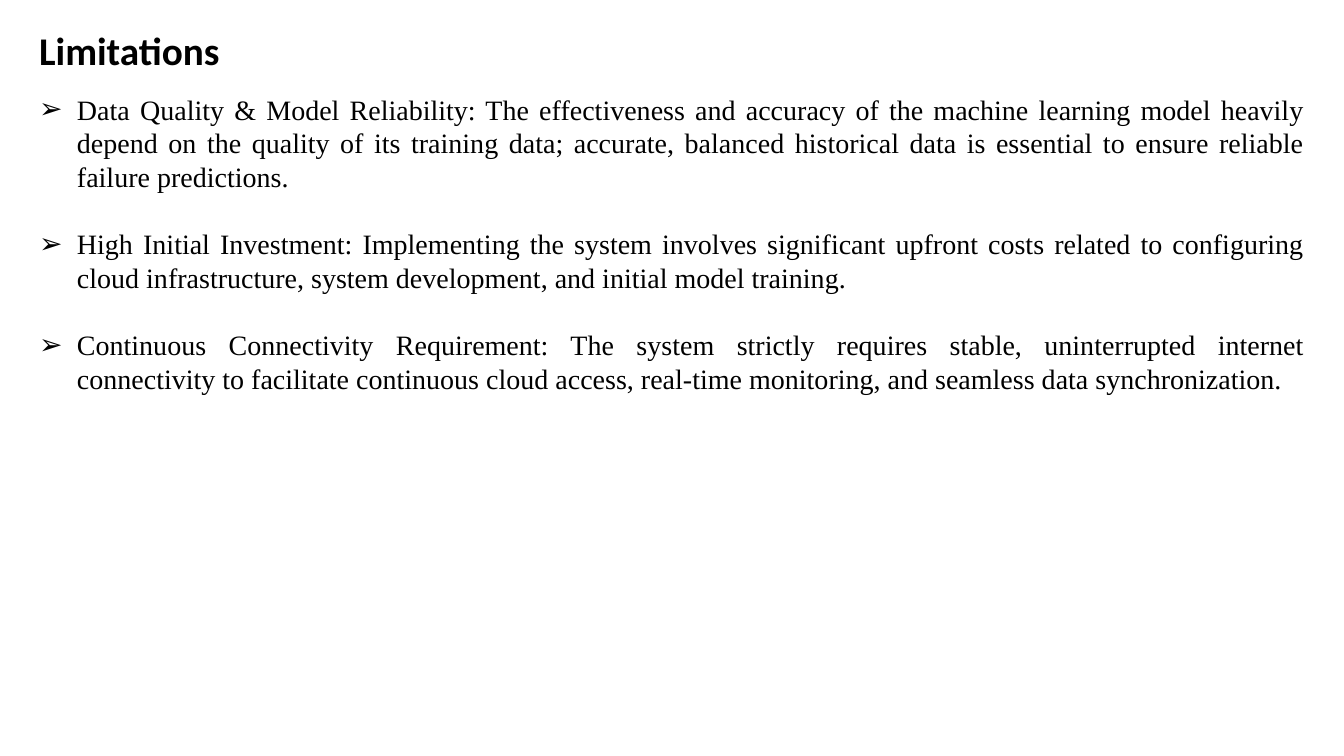
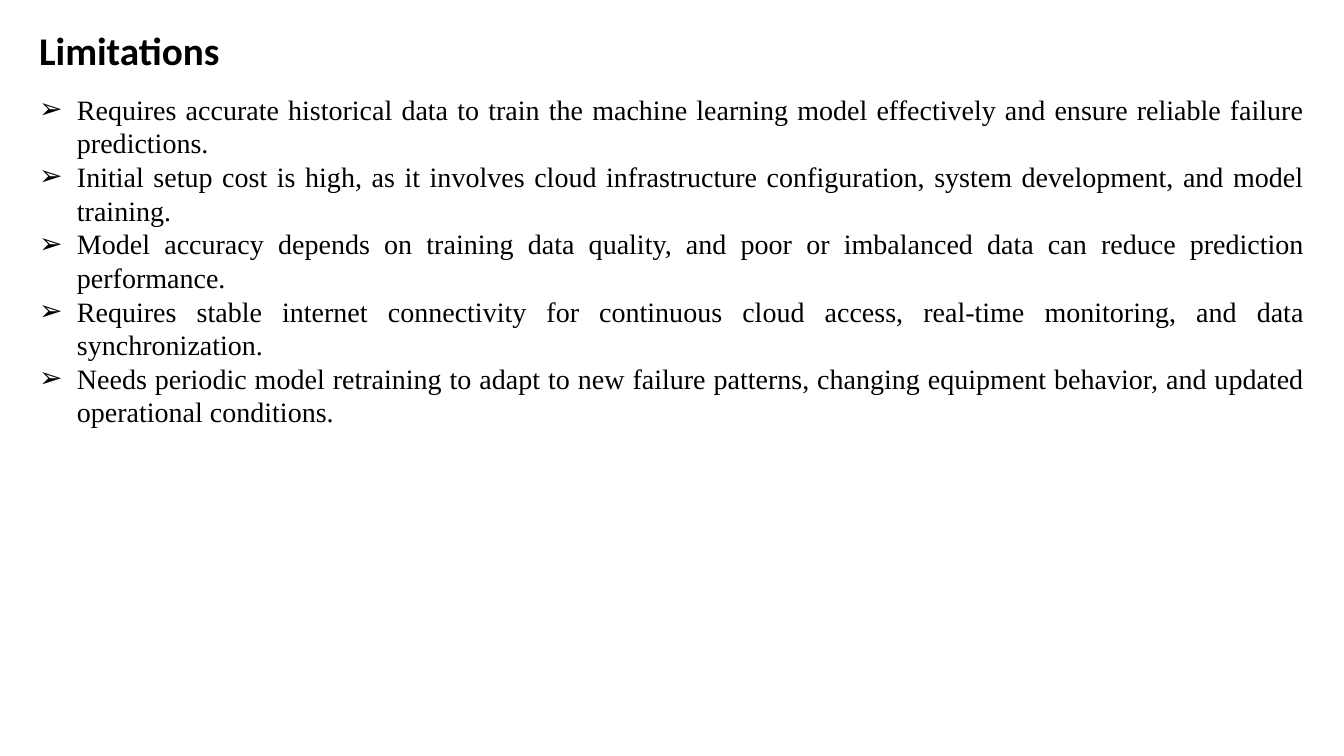
Before and after one commit to megh193/proactiveEquipmentCare, a slide deck: slide 15 of docs/Clg 2nd review.pptx. Drawn at 1344x756 pixels with LibreOffice and Linux fonts; fonts in the diff are those of the drawing. Boxes give left, top, right and bottom in pixels: in the first picture for what was removed or moved away, otherwise in the second. Text is boxed around its words. In the diff, an @@ line names an element or a change of style, - is before the commit and + after.

```diff
--- a/docs/Clg 2nd review.pptx
+++ b/docs/Clg 2nd review.pptx
@@ text at [77, 100, 1304, 428]: text changed @@
-➢ Data Quality & Model Reliability: The effectiveness and accuracy of the machine learning model heavily depend on the quality of its training data; accurate, balanced historical data is essential to ensure reliable failure predictions.
-➢ High Initial Investment: Implementing the system involves significant upfront costs related to configuring cloud infrastructure, system development, and initial model training.
-➢ Continuous Connectivity Requirement: The system strictly requires stable, uninterrupted internet connectivity to facilitate continuous cloud access, real-time monitoring, and seamless data synchronization.
+➢ Requires accurate historical data to train the machine learning model effectively and ensure reliable failure predictions.
+➢ Initial setup cost is high, as it involves cloud infrastructure configuration, system development, and model training.
+➢ Model accuracy depends on training data quality, and poor or imbalanced data can reduce prediction performance.
+➢ Requires stable internet connectivity for continuous cloud access, real-time monitoring, and data synchronization.
+➢ Needs periodic model retraining to adapt to new failure patterns, changing equipment behavior, and updated operational conditions.
```
Also in this commit, not shown: 4 other slides changed.
